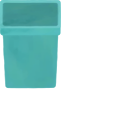
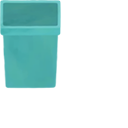
Comparing the layer stacks of the two 128 x 128 images. Changes:
removed group "ゴミ箱" (4 layers) over (0, 0, 61, 89)
removed layer "レイヤー 4 2 のコピー 3" from group "ゴミ箱" over (2, 3, 59, 27)
removed layer "レイヤー 4 2 のコピー 4" from group "ゴミ箱" over (0, 0, 61, 30)
removed layer "レイヤー 4 2 のコピー 2" from group "ゴミ箱" over (0, 0, 61, 37)
removed layer "レイヤー 4 2 のコピー" from group "ゴミ箱" over (2, 16, 60, 89)
